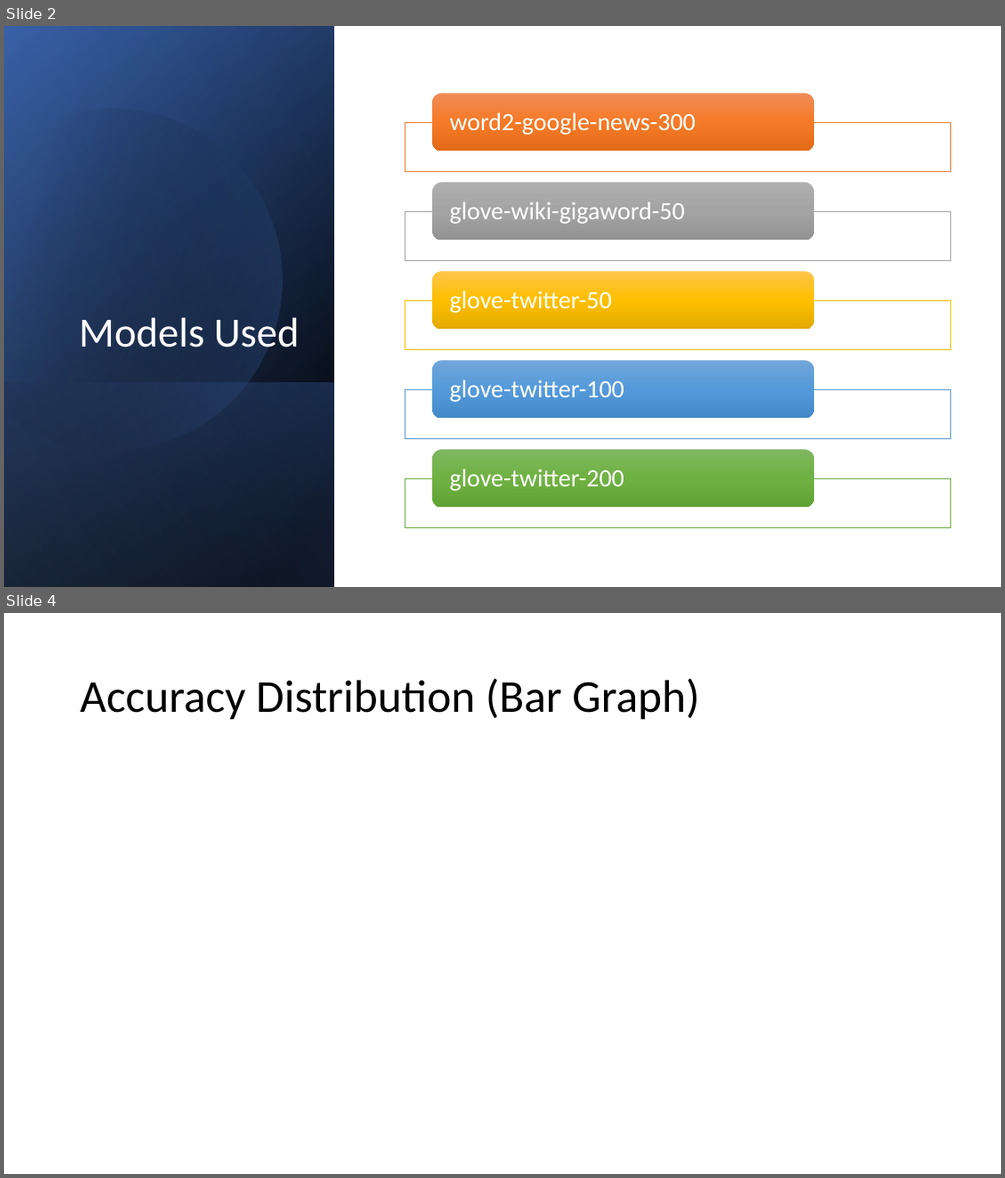
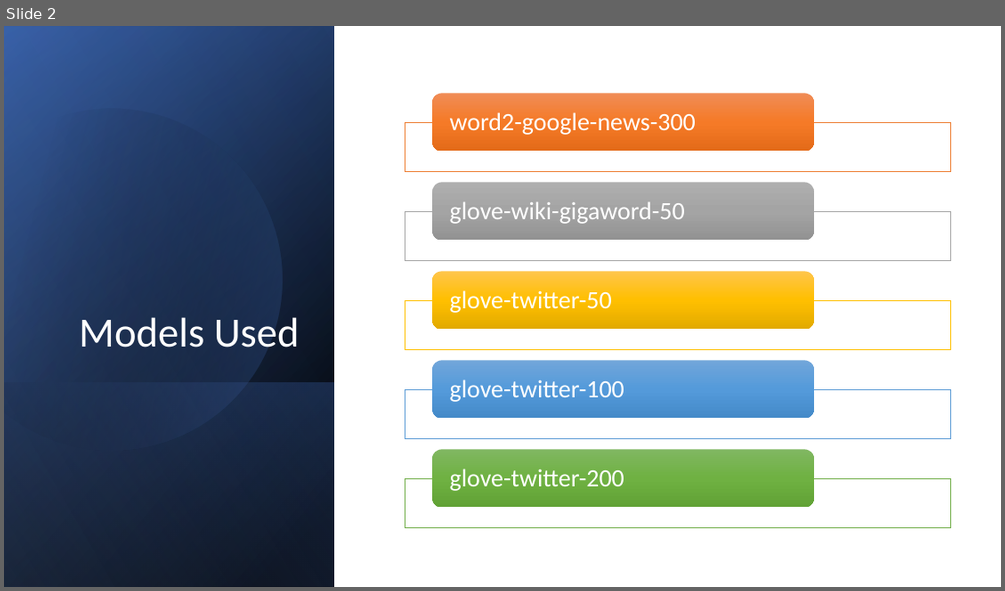
Before and after one commit to ghaithsabbagh/Comp472-MiniProject1-, a slide deck: Presentation.pptx. Shown one above the other, each under a label of ours: slides 2 and 4 before the commit, slide 2 after it; the slides between them are not shown. The pictures are 1005x1178 and 1005x591 pixels, drawn with LibreOffice and Linux fonts; fonts in the diff are those of the drawing. Boxes give left, top, right and bottom in pixels: in the first picture for what was removed or moved away, otherwise in the second. Text is boxed around its words. In the diff, an @@ line names an element or a change of style, - is before the commit and + after.

```diff
--- a/Presentation.pptx
+++ b/Presentation.pptx
@@ slide 4 removed at box(4, 613, 1001, 1174), background #FFFFFF @@
@@ title removed at box(80, 678, 699, 720) @@
-Accuracy Distribution (Bar Graph)
```
Also in this commit, not shown: 1 slide changed, 5 slides added, 1 other slide removed.
